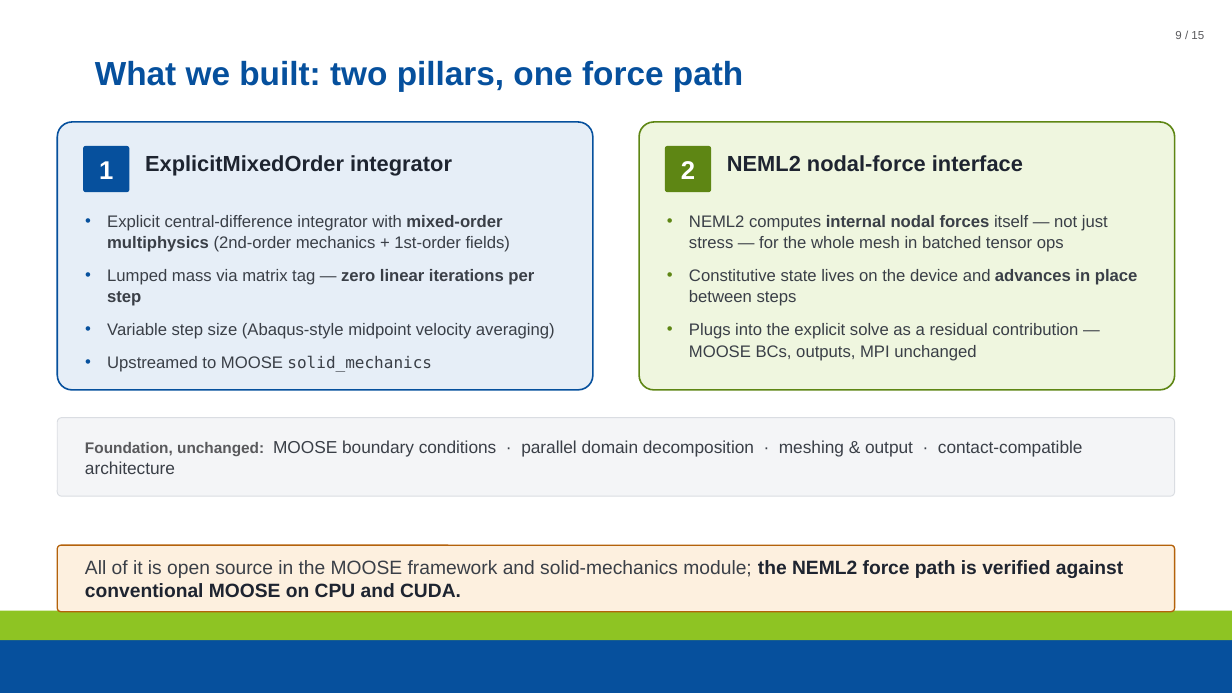
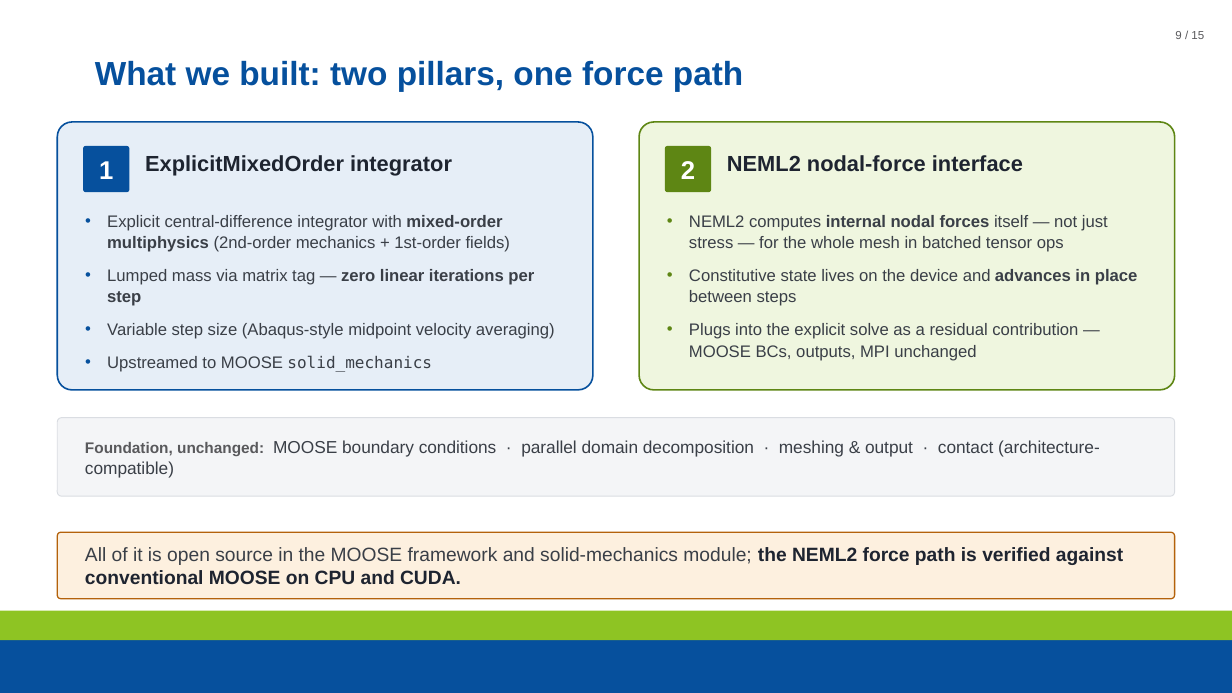
Before and after one commit to maxnezdyur/marlin, a slide deck: slide 9 of examples/impact/slide_assets/WCCM_NEML2_explicit_dynamics_v2.pptx. Drawn at 1232x693 pixels with LibreOffice and Linux fonts; fonts in the diff are those of the drawing; background and template pictures are left out. Boxes give left, top, right and bottom in pixels: in the first picture for what was removed or moved away, otherwise in the second. Text is boxed around its words. In the diff, an @@ line names an element or a change of style, - is before the commit and + after.

```diff
--- a/examples/impact/slide_assets/WCCM_NEML2_explicit_dynamics_v2.pptx
+++ b/examples/impact/slide_assets/WCCM_NEML2_explicit_dynamics_v2.pptx
@@ text at <box>85,440,1100,478</box>: text changed @@
-Foundation, unchanged: MOOSE boundary conditions · parallel domain decomposition · meshing & output · contact-compatible architecture
+Foundation, unchanged: MOOSE boundary conditions · parallel domain decomposition · meshing & output · contact (architecture-compatible)
@@ rounded rectangle: place and size @@
-rounded rectangle at <box>57,545,1175,612</box>
+rounded rectangle at <box>57,532,1175,599</box>
@@ text "All of it is open ...": place and size @@
-text "All of it is open ..." at <box>85,560,1123,597</box>
+text "All of it is open ..." at <box>85,547,1123,584</box>
```
Also in this commit, not shown: 14 other slides changed, 2 other files.
